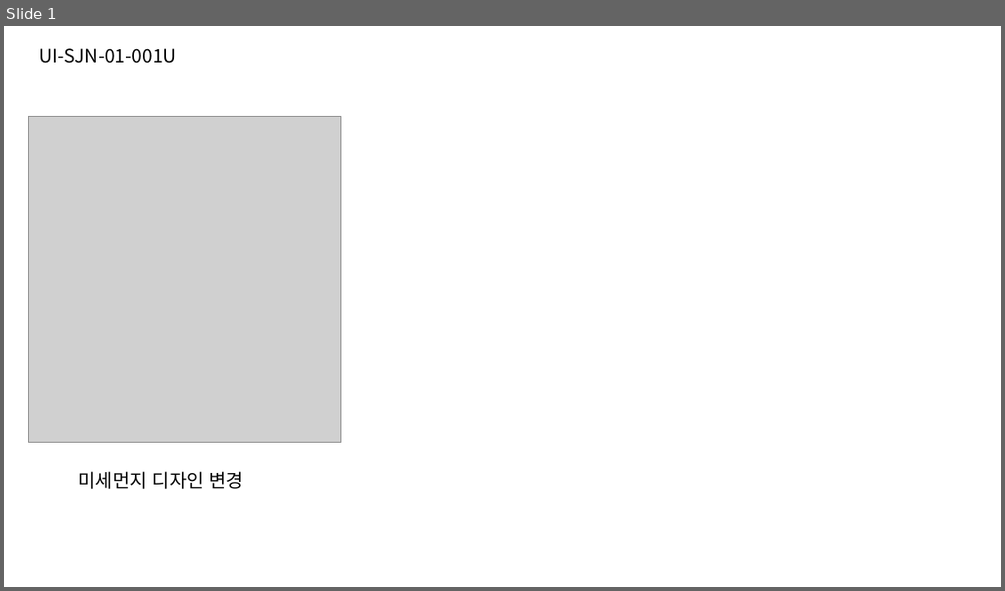
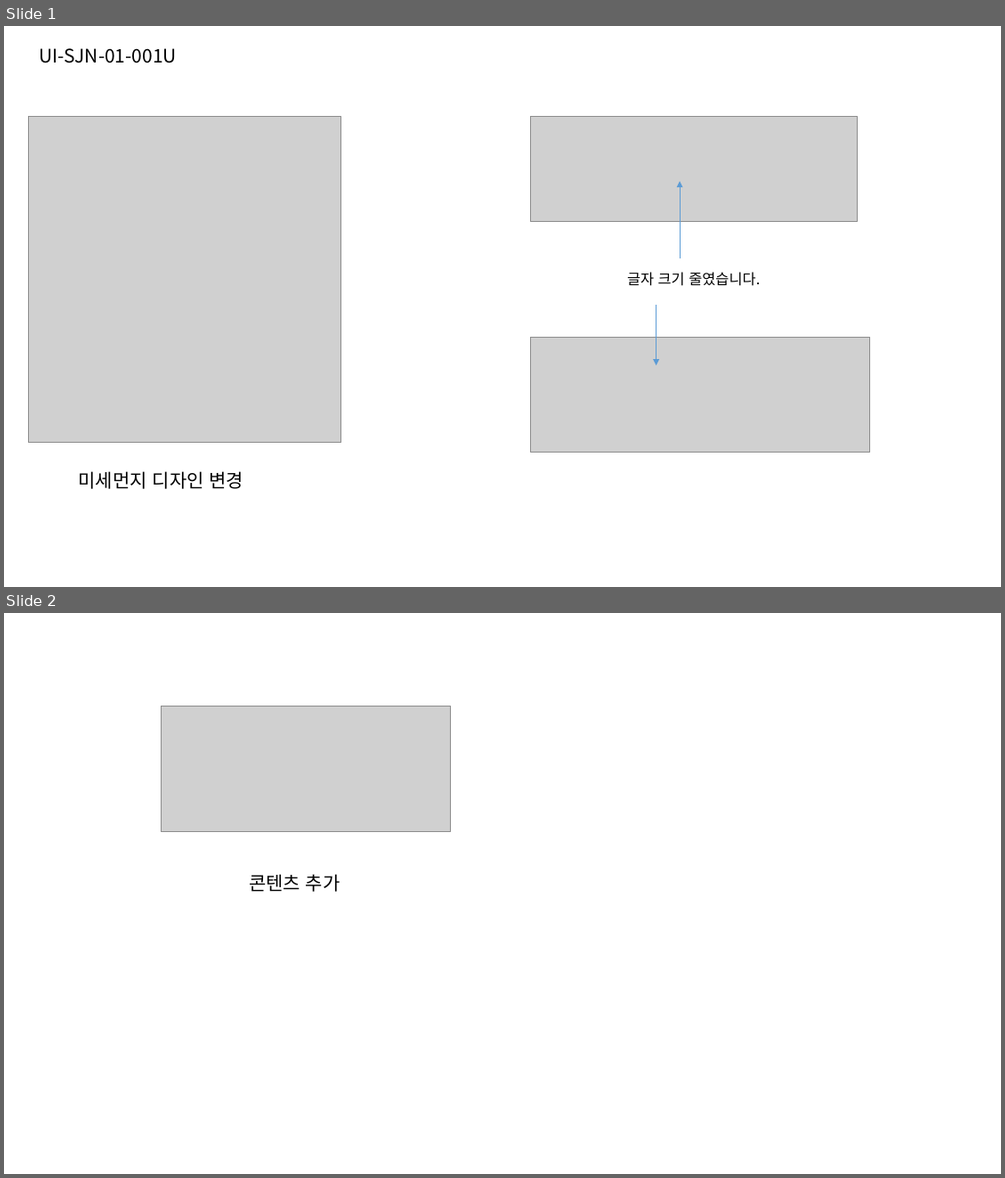
Before and after one commit to jeoungGyy/sejong, a slide deck: ppt/05-10.pptx. Shown one above the other, each under a label of ours: slide 1 before the commit, slides 1 and 2 after it. The pictures are 1005x591 and 1005x1178 pixels, drawn with LibreOffice and Linux fonts; fonts in the diff are those of the drawing; grey boxes stand for pictures. Boxes give left, top, right and bottom in pixels: in the first picture for what was removed or moved away, otherwise in the second. Text is boxed around its words. In the diff, an @@ line names an element or a change of style, - is before the commit and + after.

```diff
--- a/ppt/05-10.pptx
+++ b/ppt/05-10.pptx
@@ slide 2 added at bbox=[4, 613, 1001, 1174], background #FFFFFF @@
@@ picture added at bbox=[161, 706, 451, 831] @@
@@ text added at bbox=[249, 874, 340, 892], 18 pt, text #000000 @@
+콘텐츠 추가
@@ slide 1 changed as well @@
@@ picture added at bbox=[531, 117, 858, 221] @@
@@ arrow added from (680, 258) to (680, 181), #5B9BD5 0.5 pt @@
@@ text added at bbox=[627, 272, 760, 286], 14 pt, text #000000 @@
+글자 크기 줄였습니다.
@@ arrow added from (656, 305) to (656, 365), #5B9BD5 0.5 pt @@
@@ picture added at bbox=[531, 338, 870, 451] @@
```
Also in this commit, not shown: 2 other slides added, 13 other files.
